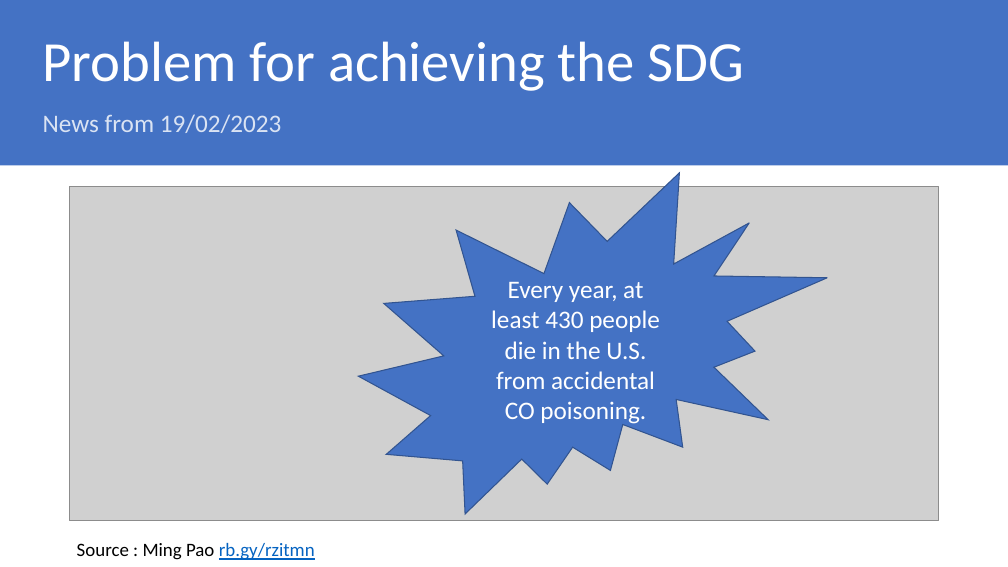
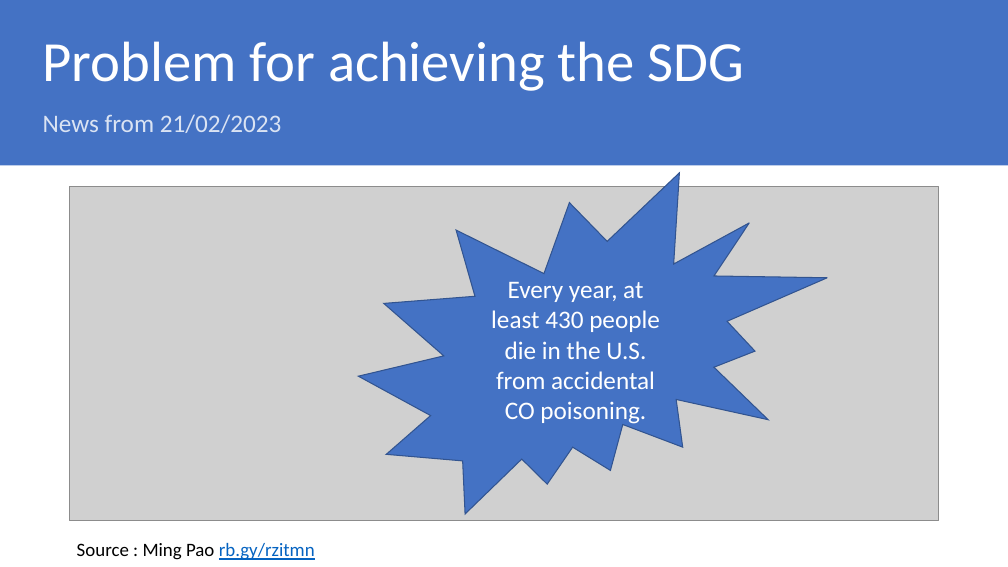
Before and after one commit to Danielc3388/AirMonitor, a slide deck: slide 4 of Presentation of proposal.pptx. Drawn at 1008x567 pixels with LibreOffice and Linux fonts; fonts in the diff are those of the drawing; grey boxes stand for pictures. Boxes give left, top, right and bottom in pixels: in the first picture for what was removed or moved away, otherwise in the second. Text is boxed around its words. In the diff, an @@ line names an element or a change of style, - is before the commit and + after.

Commit message:
slide

```diff
--- a/Presentation of proposal.pptx
+++ b/Presentation of proposal.pptx
@@ text at [43,114,282,133]: text changed @@
-News from 19/02/2023
+News from 21/02/2023
```
